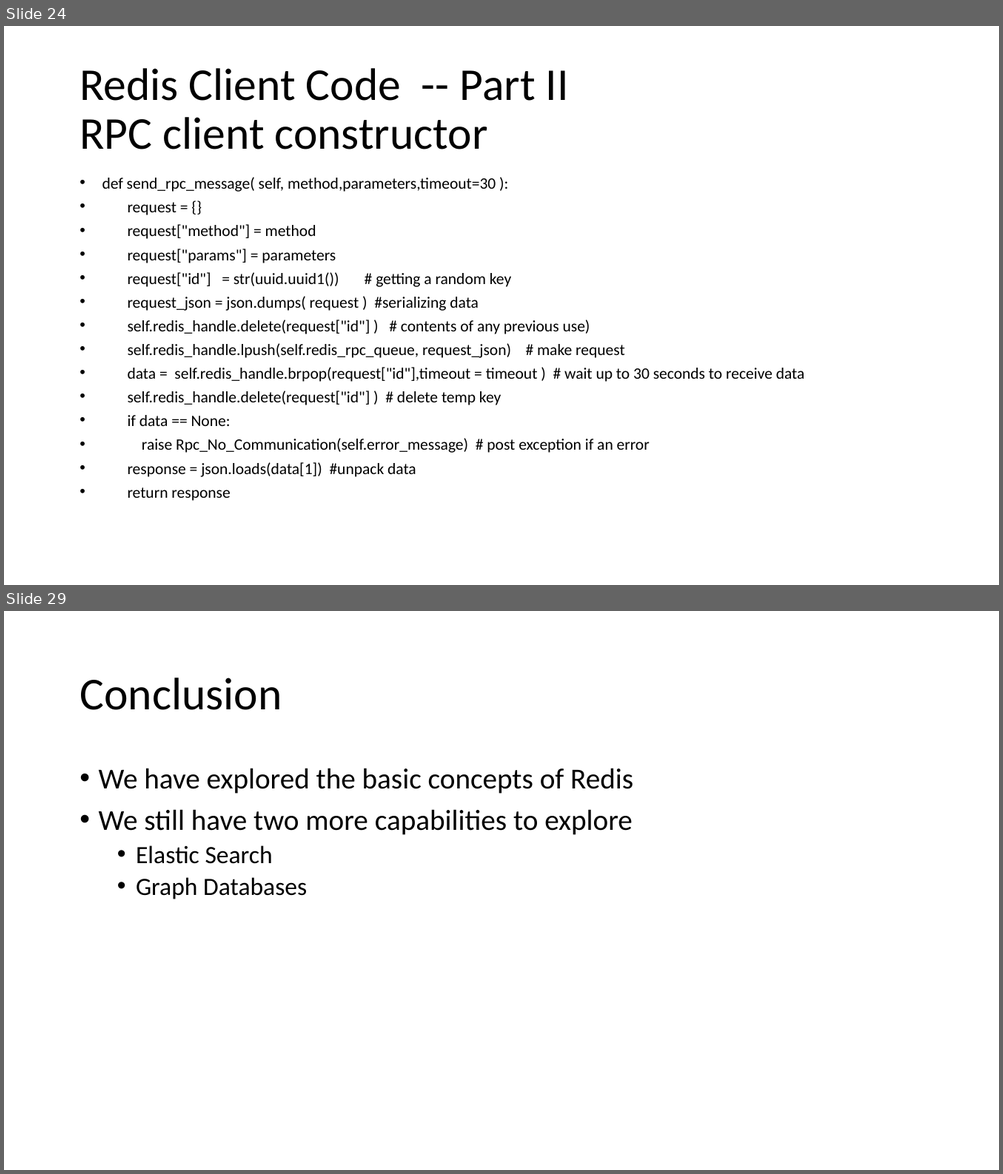
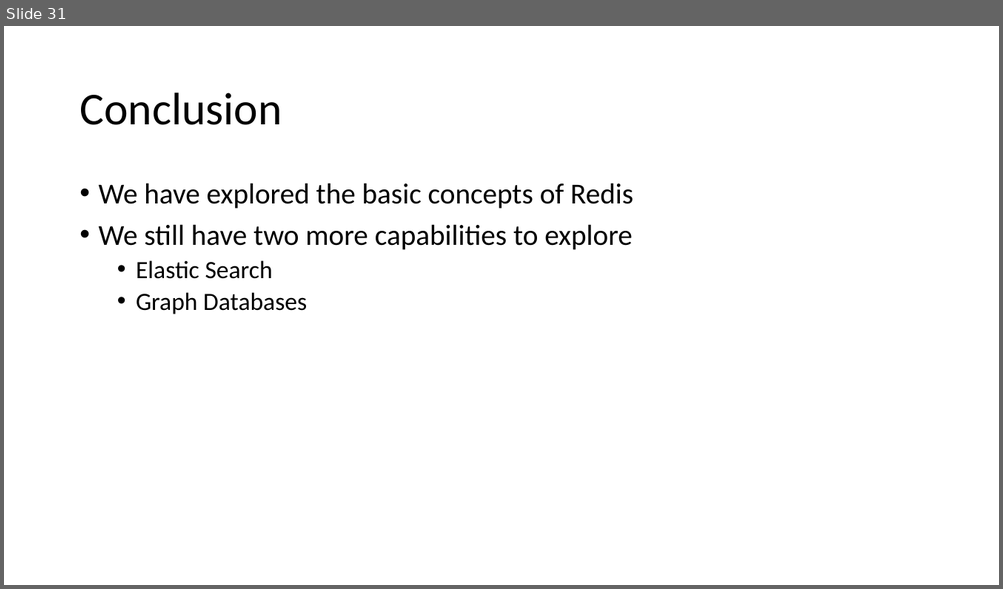
Before and after one commit to NanoDataCenter/nano_data_center, a slide deck: presentations/session_2/Redis Data Base.pptx. Shown one above the other, each under a label of ours: slides 24 and 29 before the commit, slide 31 after it; the slides between them are not shown. The pictures are 1003x1174 and 1003x589 pixels, drawn with LibreOffice and Linux fonts; fonts in the diff are those of the drawing. Boxes give left, top, right and bottom in pixels: in the first picture for what was removed or moved away, otherwise in the second. Text is boxed around its words. In the diff, an @@ line names an element or a change of style, - is before the commit and + after.

```diff
--- a/presentations/session_2/Redis Data Base.pptx
+++ b/presentations/session_2/Redis Data Base.pptx
@@ slide 24 removed at (4, 26, 999, 585), background #FFFFFF @@
@@ title removed at (79, 68, 569, 150) @@
-Redis Client Code -- Part II
-RPC client constructor
@@ text removed at (102, 177, 805, 501) @@
-• def send_rpc_message( self, method,parameters,timeout=30 ):
-• request = {}
-• request["method"] = method
-• request["params"] = parameters
-• request["id"] = str(uuid.uuid1()) # getting a random key
-• request_json = json.dumps( request ) #serializing data
-• self.redis_handle.delete(request["id"] ) # contents of any previous use)
-• self.redis_handle.lpush(self.redis_rpc_queue, request_json) # make request
-• data = self.redis_handle.brpop(request["id"],timeout = timeout ) # wait up to 30 seconds to receive data
-• self.redis_handle.delete(request["id"] ) # delete temp key
-• if data == None:
-• raise Rpc_No_Communication(self.error_message) # post exception if an error
-• response = json.loads(data[1]) #unpack data
-• return response
@@ what was slide 29 is now slide 31 @@
```
Also in this commit, not shown: 5 slides changed, 17 slides added, 14 other slides removed, 19 other files.
